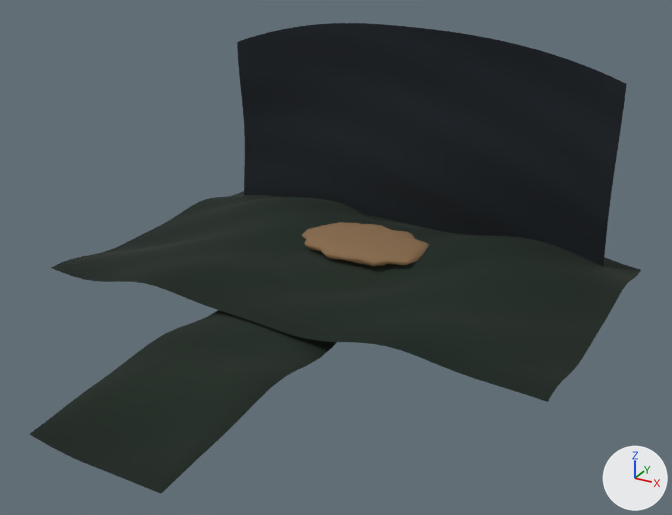
An edit to the glTF model urai-tier1/public/assets/urai/home-production/authored-v191/home-ground-place-v191.glb, drawn before and after from the same camera.
Both versions are drawn from a 50 mm camera at (3.82, -7.33, 3.56) aimed at (0.32, -0.97, 0.37). Lighting does not change. The marker at lower right points along +X, +Y and +Z. The first picture is the older version. Where no turn or scale is listed for an object, it has been applied to the vertices. Vertices at exactly the same position are counted once.

The older version as bpy lines, for what is in view:
```python
me_mesh_0 = bpy.data.meshes.new('Mesh_0')
me_mesh_0.from_pydata(...)  # 945 vertices, 1768 faces; spans x -2.4..2.4, y -1.6..1.6, z -0.07..0.35
me_mesh_0.materials.append(mat_material_0)
me_mesh_1 = bpy.data.meshes.new('Mesh_1')
me_mesh_1.from_pydata(...)  # 775 vertices, 1440 faces; spans x -2.1..2.1, y -0.12..0.11, z -0.35..2.06
me_mesh_1.materials.append(mat_material_0)
me_mesh_3 = bpy.data.meshes.new('Mesh_3')
me_mesh_3.from_pydata(...)  # 350 vertices, 624 faces; spans x -0.686..0.624, y -0.46..0.464, z -0.099..0.1
me_mesh_3.materials.append(mat_material_1)  # brown #765d43
ob_home_v197_ground_continuous_sheltering_memory_wall = bpy.data.objects.new('home-v197-ground-continuous-sheltering-memory-wall', me_mesh_1)
ob_home_v197_ground_continuous_sheltering_memory_wall.location = (0.0, 1.18, -0.1)
ob_home_v197_ground_embedded_memory_hearth = bpy.data.objects.new('home-v197-ground-embedded-memory-hearth', me_mesh_3)
ob_home_v197_ground_embedded_memory_hearth.location = (0.0, 0.18, 0.02)
ob_home_v197_ground_integrated_weathered_foundation = bpy.data.objects.new('home-v197-ground-integrated-weathered-foundation', me_mesh_0)
ob_home_v197_ground_integrated_weathered_foundation.location = (0.0, 0.0, -0.24)
# also in view: 'home-v197-ground-grown-in-place-memory-path' at (0.0, -1.28, -0.1)
```
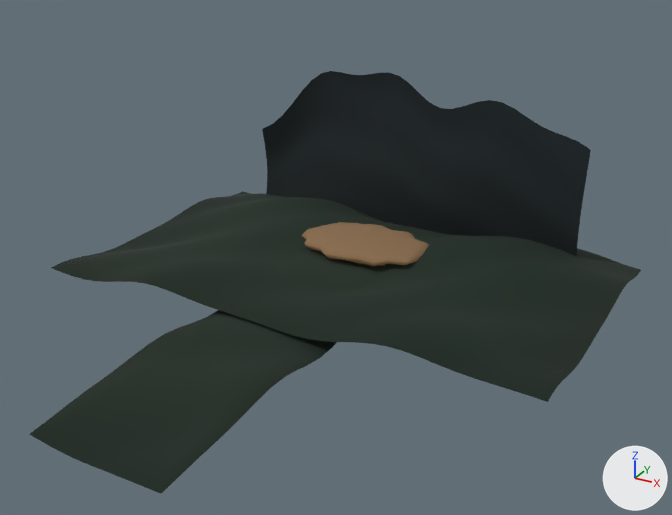
What changed in the scene script:
```text
Change me_mesh_1:
    used by ob_home_v197_ground_continuous_sheltering_memory_wall; location = (0.0, 1.18, -0.1)
    remove me_mesh_1.from_pydata(...)  # 775 vertices, 1440 faces; spans x -2.1..2.1, y -0.12..0.11, z -0.35..2.06
    add me_mesh_1.from_pydata(...)  # 775 vertices, 1440 faces; spans x -1.85..1.85, y -0.23..0.18, z -0.69..1.57
    me_mesh_1 part 1: 775 of 775 vertices moved; they spanned x -2.1..2.1, y -0.12..0.11, z -0.35..2.06 and now span x -1.85..1.85, y -0.23..0.18, z -0.69..1.57; mean shift (0.0, -0.03, -0.39)
```

Boxes [x1, y1, x2, y2] around the edits, measured in the pictures (672 x 515 px):
'home-v197-ground-continuous-sheltering-memory-wall', reshaped: before [237, 23, 627, 266]; after [262, 71, 591, 257]
